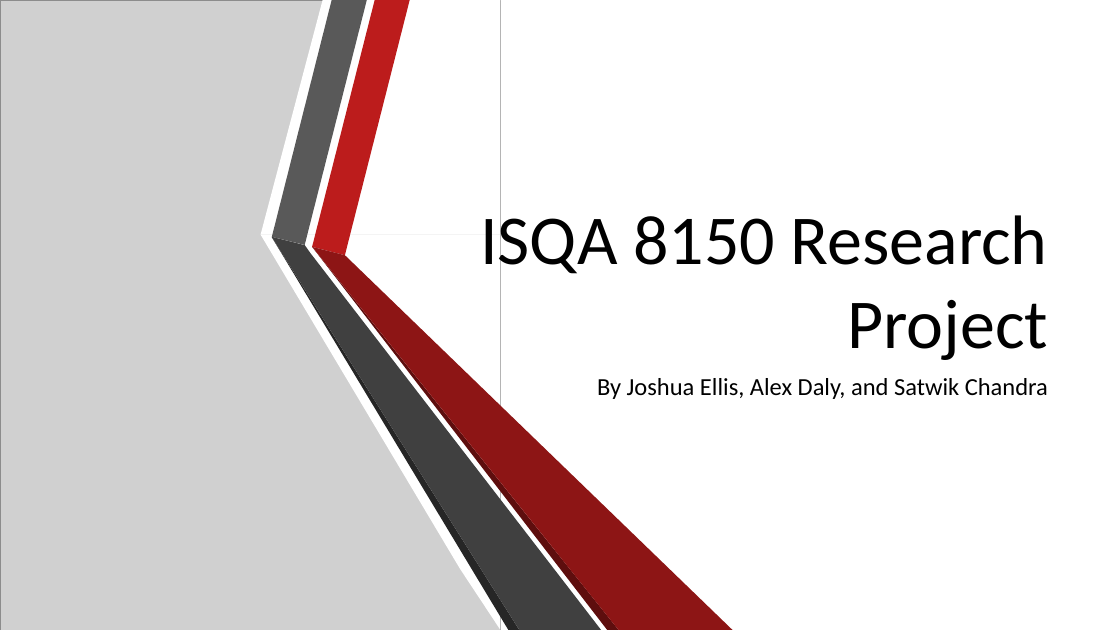
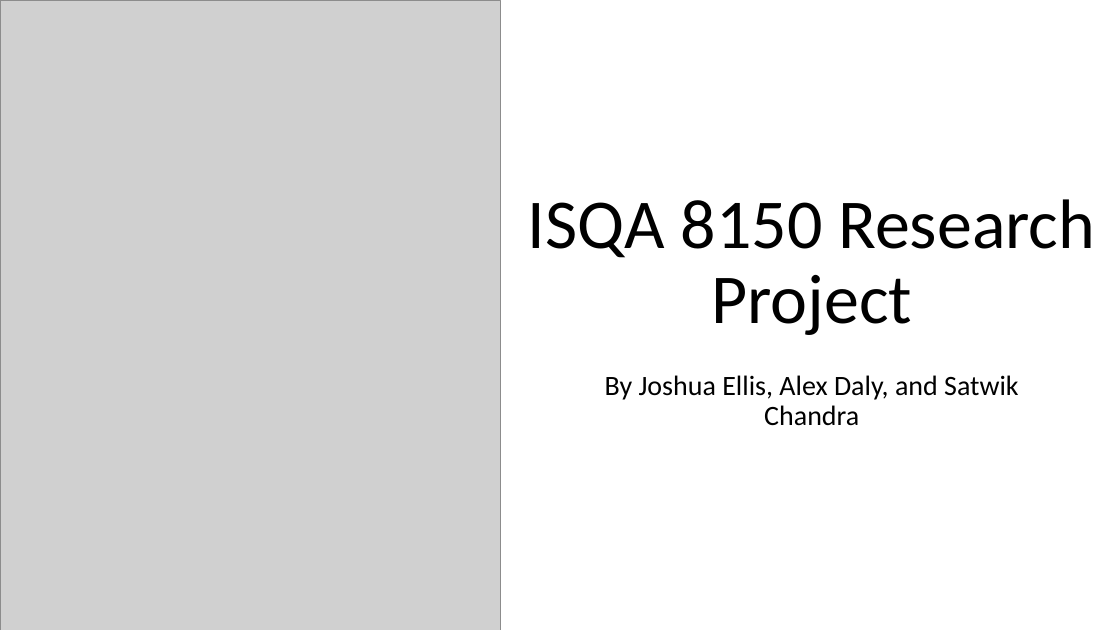
Before and after one commit to josh97ellis/omaha-girls-rock-analysis, a slide deck: slide 1 of deliverables/milestone_2/Final Presentation.pptx. Drawn at 1120x630 pixels with LibreOffice and Linux fonts; fonts in the diff are those of the drawing; grey boxes stand for pictures; background and template pictures are left out. Boxes give left, top, right and bottom in pixels: in the first picture for what was removed or moved away, otherwise in the second. Text is boxed around its words. In the diff, an @@ line names an element or a change of style, - is before the commit and + after.

```diff
--- a/deliverables/milestone_2/Final Presentation.pptx
+++ b/deliverables/milestone_2/Final Presentation.pptx
@@ rectangle removed at [0,0,1120,630] @@
@@ freeform shape removed at [260,0,501,234] @@
@@ title "ISQA 8150 Research Project": place and size @@
-title "ISQA 8150 Research Project" at [480,206,1048,360]
+title "ISQA 8150 Research Project" at [528,199,1095,335]
@@ title "ISQA 8150 Research Project" at [528,199,1095,335]: alignment right to centre; line spacing 1 to 0.9 @@
@@ group removed at [50,237,512,630]: 4 freeform shapes @@
@@ freeform shape removed at [260,234,501,630] @@
@@ group removed at [272,0,734,630]: 6 freeform shapes @@
@@ subtitle "By Joshua Ellis, Alex Daly, ..." at [605,375,1019,426]: size 21 to 24 pt; alignment right to centre; line spacing 1 to 0.9 @@
```
Also in this commit, not shown: 5 other slides changed, 7 slides added, 3 slides removed, 2 other files.
